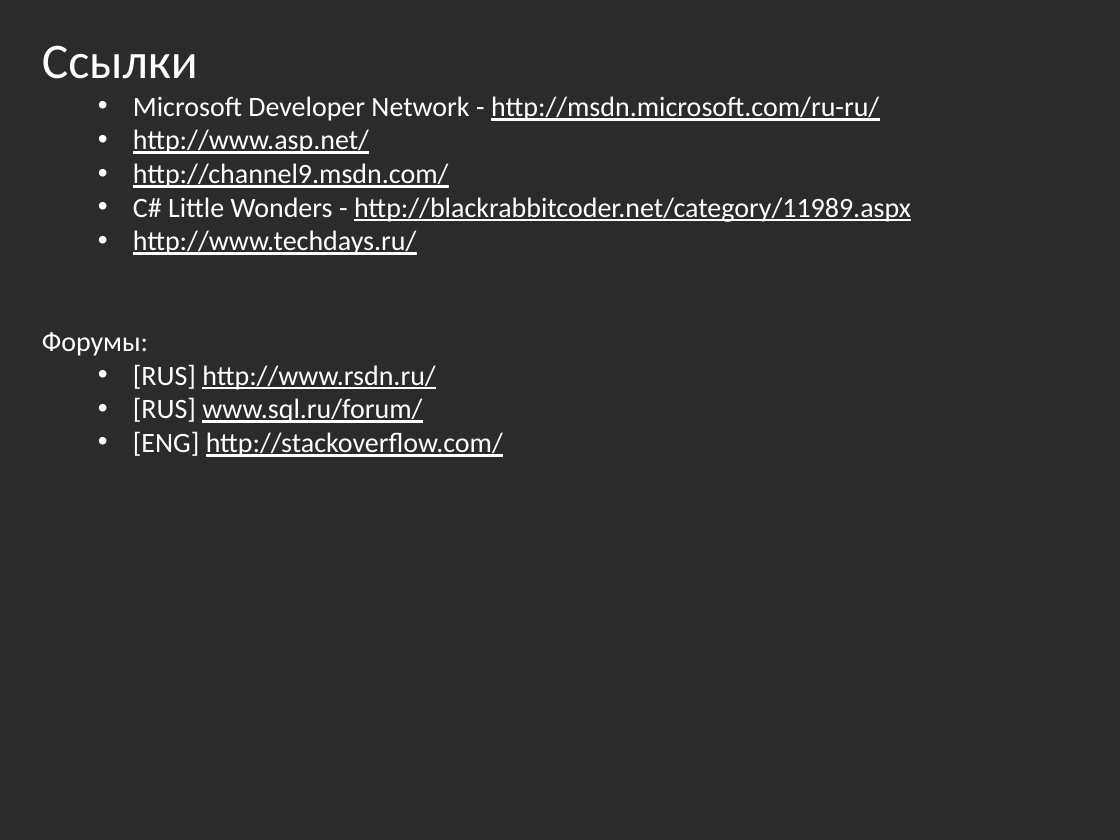
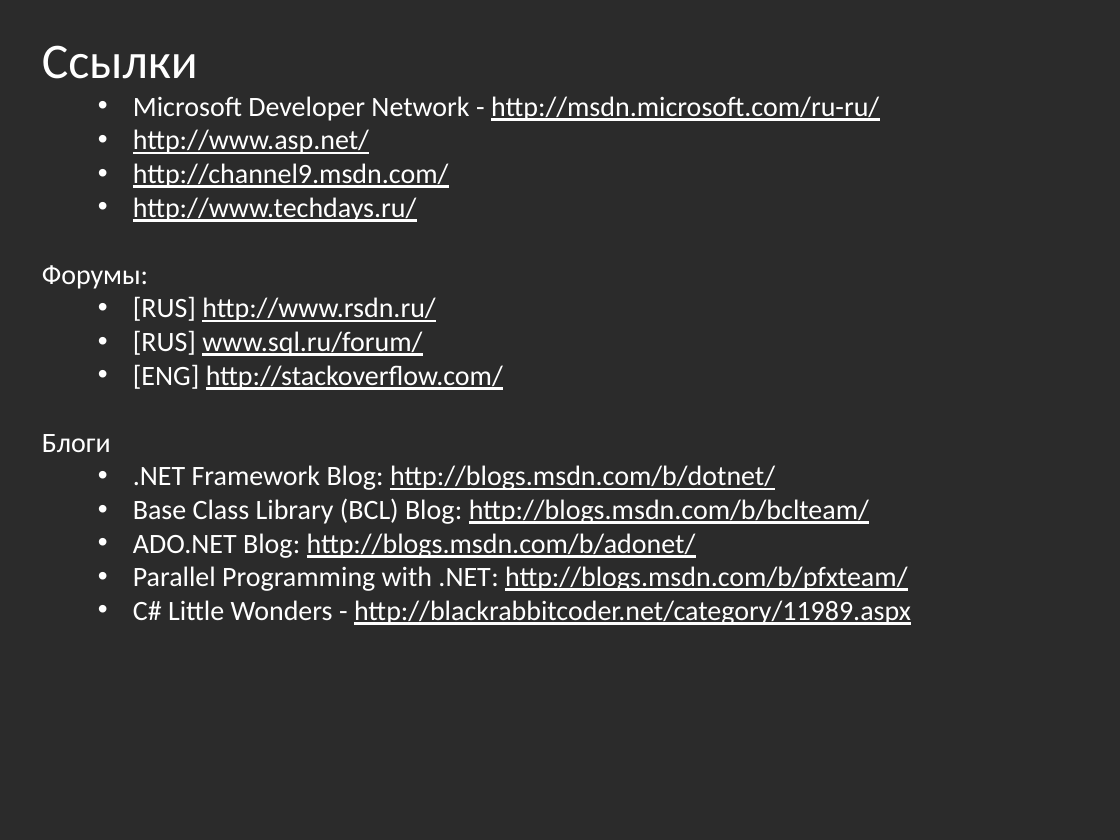
Before and after one commit to bazile/Training, a slide deck: slide 4 of Presentation/lesson-01.pptx. Drawn at 1120x840 pixels with LibreOffice and Linux fonts; fonts in the diff are those of the drawing; background and template pictures are left out; a plain dark background stands for a picture behind light text. Boxes give left, top, right and bottom in pixels: in the first picture for what was removed or moved away, otherwise in the second. Text is boxed around its words. In the diff, an @@ line names an element or a change of style, - is before the commit and + after.

Commit message:
Updated links in lesson #1

```diff
--- a/Presentation/lesson-01.pptx
+++ b/Presentation/lesson-01.pptx
@@ text at [133, 197, 911, 222]: paragraph removed @@
-  • С# Little Wonders - http://blackrabbitcoder.net/category/11989.aspx
@@ text at [42, 434, 911, 625]: paragraphs added @@
+Блоги
+  • .NET Framework Blog: http://blogs.msdn.com/b/dotnet/
+  • Base Class Library (BCL) Blog: http://blogs.msdn.com/b/bclteam/
+  • ADO.NET Blog: http://blogs.msdn.com/b/adonet/
+  • Parallel Programming with .NET: http://blogs.msdn.com/b/pfxteam/
+  • С# Little Wonders - http://blackrabbitcoder.net/category/11989.aspx
```
